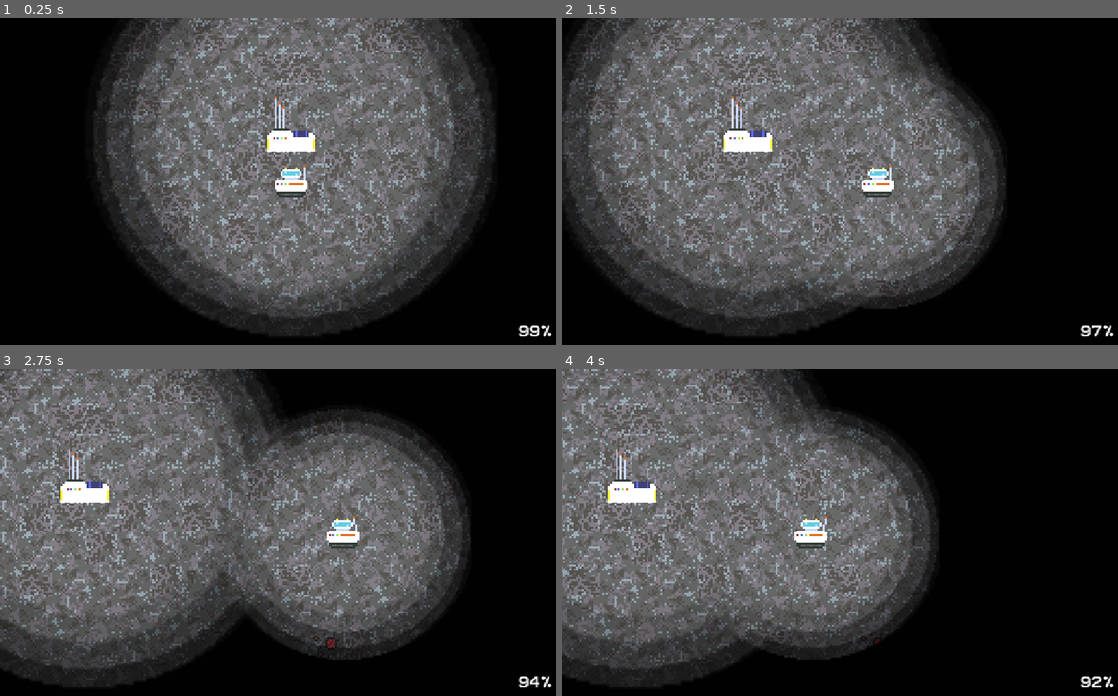
Above: before the commit, frames 1-4 (two rows, left to right).
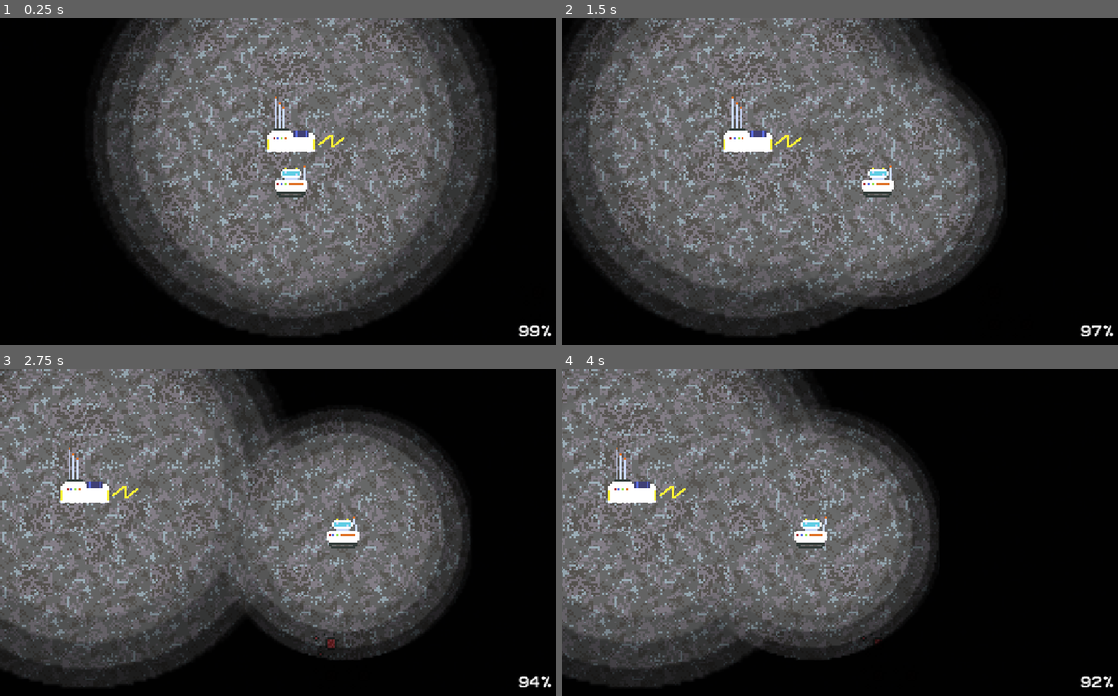
Above: after the commit, the same moments.

Repository: DanielDe8/Moonrunner
Game: Godot game, scene res://Scenes/Main.tscn
Same seed, same stepped clock (60 frames per second), same inputs: the game is played once before the commit and once after it.
Inputs (mouse positions are in pixels of both pictures, inside the frame that each line leads up to):
- Up to frame 1 (0.25 s): no input
- Up to frame 2 (1.5 s): tap Enter at 0.5 s; move the mouse to (979, 165) at 0.52 s; hold Right (right) 0.53-1.25 s; click (979, 165) at 0.67 s; drag from (734, 197) to (1017, 325) at 1.27 s
- Up to frame 3 (2.75 s): move the mouse to (350, 460) at 2.02 s; hold Right (right) from 2.03 s (still down)
- Up to frame 4 (4 s): release Right (right) at 2.75 s; drag from (823, 597) to (884, 646) at 2.77 s; move the mouse to (1029, 581) at 3.52 s; hold Left (left) from 3.53 s (still down)

The runs differ from the first frame. In frame 1, less than 0.1% of the frame differs, in the area x 57-62%, y 35-40%; in frame 2, less than 0.1%, in the area x 38-44%, y 35-40%; in frame 3, less than 0.1%; in frame 4, less than 0.1%.

Commit message:
add charging station texture and sprite

Diff:
--- a/Objects/base_camp.tscn
+++ b/Objects/base_camp.tscn
@@ -3,6 +3,7 @@
 [ext_resource type="Texture2D" uid="uid://ck5enrtww8miq" path="res://Assets/base.png" id="1_igspp"]
 [ext_resource type="Script" uid="uid://dw7ieu3wpucw0" path="res://Scripts/base_camp.gd" id="2_script"]
 [ext_resource type="Texture2D" uid="uid://dlpd1ryoc6wrk" path="res://Assets/light_texture.png" id="3_light"]
+[ext_resource type="Texture2D" uid="uid://epp3vh7elfm2" path="res://Assets/charging_station_1.png" id="4_0imks"]
 
 [sub_resource type="ConvexPolygonShape2D" id="ConvexPolygonShape2D_s0lj0"]
 points = PackedVector2Array(12, 7, -12, 7, -12, -2, -9, -5, -1, -5, 1, -4, 9, -4, 12, -2)
@@ -11,7 +12,7 @@
 radius = 80.75271
 
 [sub_resource type="RectangleShape2D" id="RectangleShape2D_j2vsi"]
-size = Vector2(16, 12)
+size = Vector2(16, 8)
 
 [node name="Camp" type="Node2D" unique_id=884422119]
 script = ExtResource("2_script")
@@ -41,3 +42,8 @@
 
 [node name="CollisionShape2D" type="CollisionShape2D" parent="ChargingArea" unique_id=568619006]
 shape = SubResource("RectangleShape2D_j2vsi")
+
+[node name="Sprite2D" type="Sprite2D" parent="ChargingArea" unique_id=227558654]
+texture_filter = 1
+scale = Vector2(0.5, 0.5)
+texture = ExtResource("4_0imks")
Binary file added: Assets/charging_station_1.png
Not shown, added: Assets/charging_station_1.png.import
